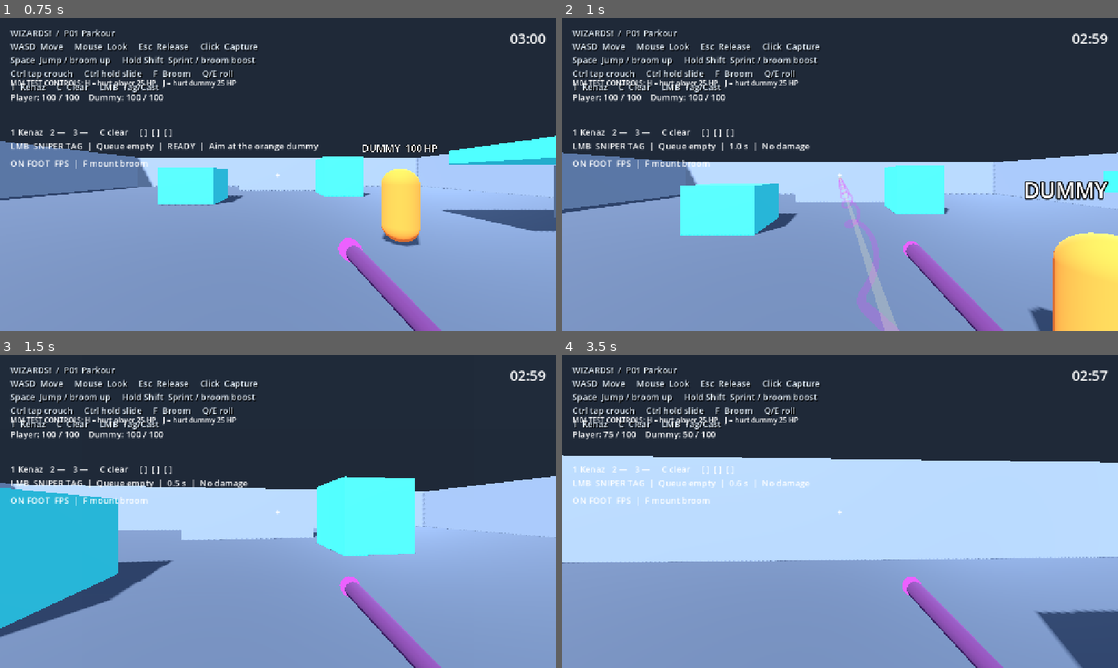
Above: before the commit, frames 1-4 (two rows, left to right).
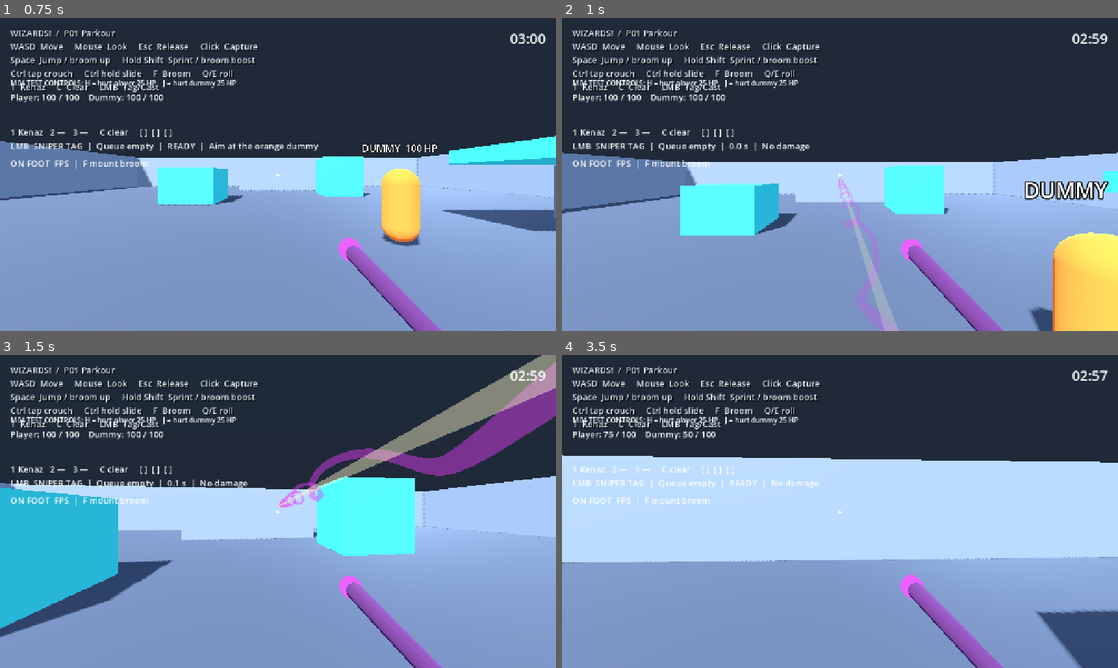
Above: after the commit, the same moments.

Repository: Addersoft/MAGICIDE-
Game: Godot game, scene res://scenes/boot/main.tscn
The game is run twice, just before and just after one commit, with the same random seed, the same clock (stepped at 60 frames per second) and the same inputs.
Inputs (mouse positions are in pixels of both pictures, inside the frame that each line leads up to):
- Up to frame 1 (0.75 s): tap Enter at 0.5 s; move the mouse to (272, 180) at 0.52 s; hold W (move_forward) from 0.53 s (still down); hold Right mouse button (parkour_glide) from 0.53 s (still down)
- Up to frame 2 (1 s): keep holding W (move_forward); keep holding Right mouse button (parkour_glide); tap Space (jump) at 0.77 s; click (834, 180) at 0.8 s
- Up to frame 3 (1.5 s): keep holding W (move_forward); tap Space (jump) at 1.07 s; move the mouse to (316, 514) at 1.27 s; release Right mouse button (parkour_glide) at 1.28 s; click (316, 514) at 1.35 s
- Up to frame 4 (3.5 s): tap Space (jump) at 1.52, 1.82, 3.02, 3.32 s; tap Shift (sprint) at 1.55 s; move the mouse to (795, 508) at 2.02 s; hold Shift (sprint) 2.03-2.78 s; tap J (test_hurt_dummy) at 2.3, 2.85 s; move the mouse to (845, 511) at 2.77 s; release W (move_forward) at 2.78 s; hold A (move_left) from 2.78 s (still down); click (845, 511) at 2.92 s; tap H (test_hurt_player) at 3.05 s

Frame 1 is identical in both runs. In frame 2, less than 0.1% of the frame differs, in the area x 30-65%, y 40-78%; in frame 3, 6.4%, in the area x 31-100%, y 0-100%; in frame 4, 0.2%.

Commit message:
Ward shield (RMB): iridescent dodecahedral orb; wand CD 0.2s; LMB blocked while shielding

Diff:
--- a/scripts/combat/combat_controller.gd
+++ b/scripts/combat/combat_controller.gd
@@ -1,11 +1,11 @@
 extends Node
-## Local attack authority. Never blocked by slide / sprint / air / roll.
-## Empty queue is Tag; Kenaz-only queues are the M08 spell.
+## Local attack authority. Shield (RMB) blocks LMB while held.
 signal combat_reset
 signal shot_resolved(hit_position: Vector3, damage: float)
 signal cast_failed(reason: String)
+signal shield_changed(active: bool)
 const TAG_DAMAGE: float = 12.0
-const TAG_COOLDOWN: float = 1.15
+const TAG_COOLDOWN: float = 0.2
 const QUERY_RANGE: float = 1000.0
 const KNOCKBACK_SPEED: float = 5.0
 const MUZZLE_LOCAL := Vector3(0.22, -0.23, -0.57)
@@ -13,12 +13,14 @@
 var last_kind: String = "tag"
 var last_origin: Vector3 = Vector3.ZERO
 var last_hit: bool = false
+var shielding: bool = false
 var _pending: bool = false
 @onready var actor: CharacterBody3D = get_parent()
 @onready var health = actor.get_node("Health")
 @onready var controls = actor.get_node("PlayerInput")
 @onready var aim: Node3D = actor.get_node("View")
 @onready var rune_queue = actor.get_node("RuneQueue")
+@onready var ward = actor.get_node_or_null("WardShield")
 
 func _ready() -> void:
 	controls.primary_requested.connect(request_tag)
@@ -26,9 +28,15 @@
 	controls.rune_clear_requested.connect(_clear)
 	controls.capture_changed.connect(_capture_changed)
 	health.died.connect(_cancel)
+	health.died.connect(_on_died)
+
+func _on_died() -> void:
+	_set_shield(false)
 
 func request_tag() -> void:
 	if health.is_dead or not controls.controls_active or cooldown_remaining > 0.0:
+		return
+	if shielding:
 		return
 	_pending = true
 
@@ -48,13 +56,24 @@
 func _capture_changed(captured: bool) -> void:
 	if not captured:
 		_cancel()
+		_set_shield(false)
+
+func _set_shield(on: bool) -> void:
+	if shielding == on:
+		return
+	shielding = on
+	if ward != null and ward.has_method("set_active"):
+		ward.set_active(on)
+	shield_changed.emit(on)
 
 func _physics_process(delta: float) -> void:
 	cooldown_remaining = maxf(0.0, cooldown_remaining - delta)
+	var want_shield: bool = controls.controls_active and not health.is_dead and controls.shield_held()
+	_set_shield(want_shield)
 	if not _pending:
 		return
 	_pending = false
-	if health.is_dead or not controls.controls_active or cooldown_remaining > 0.0:
+	if health.is_dead or not controls.controls_active or cooldown_remaining > 0.0 or shielding:
 		return
 	var recipe: Dictionary = SpellCatalog.resolve(rune_queue.snapshot())
 	var kind: String = str(recipe.get("kind", "unsupported"))
@@ -104,5 +123,6 @@
 	last_kind = "tag"
 	last_origin = Vector3.ZERO
 	last_hit = false
+	_set_shield(false)
 	rune_queue.clear()
 	combat_reset.emit()
--- a/scripts/combat/health_component.gd
+++ b/scripts/combat/health_component.gd
@@ -14,9 +14,11 @@
 func apply_damage(amount: float) -> float:
 	if not damage_enabled or is_dead or not is_finite(amount) or amount <= 0.0:
 		return 0.0
+	var combat = get_parent().get_node_or_null("Combat")
+	if combat != null and combat.get("shielding") == true:
+		return 0.0
 	var applied: float = minf(amount, current_health)
 	current_health = maxf(0.0, current_health - applied)
-	# Commit death before notifying listeners, including reentrant damage callbacks.
 	var lethal: bool = current_health == 0.0
 	if lethal:
 		is_dead = true
@@ -26,7 +28,6 @@
 	return applied
 
 func reset_full() -> void:
-	# Lifecycle-only: callers must reset physical/action state before restoring health.
 	is_dead = false
 	current_health = max_health
 	health_changed.emit(current_health, max_health)
--- a/scripts/player/player_input.gd
+++ b/scripts/player/player_input.gd
@@ -1,6 +1,5 @@
 extends Node
 ## Raw input ownership. No movement or camera transforms here.
-## Combat and movement share keys without mutually canceling each other.
 signal primary_requested
 signal look_requested(delta_pixels: Vector2)
 signal capture_changed(captured: bool)
@@ -52,7 +51,6 @@
 		set_capture(true)
 		get_viewport().set_input_as_handled()
 	elif event.is_action_pressed("primary_fire") and controls_active:
-		# Always allow fire while captured — including mid-slide / mid-sprint (Ctrl held).
 		primary_requested.emit()
 		get_viewport().set_input_as_handled()
 	elif event.is_action_pressed("rune_1") and controls_active:
@@ -84,6 +82,9 @@
 
 func boost_held() -> bool:
 	return controls_active and Input.is_action_pressed("sprint")
+
+func shield_held() -> bool:
+	return controls_active and Input.is_action_pressed("shield")
 
 func crouch_toggled() -> bool:
 	if not controls_active or not Input.is_action_just_pressed("crouch_modifier"):
@@ -122,7 +123,7 @@
 func glide_held() -> bool:
 	if not controls_active:
 		return false
-	return Input.is_action_pressed("parkour_glide") and not Input.is_action_pressed("sprint")
+	return Input.is_action_pressed("parkour_glide") and not Input.is_action_pressed("sprint") and not Input.is_action_pressed("shield")
 
 func dodge_requested() -> bool:
 	return controls_active and Input.is_action_just_pressed("parkour_dodge")
